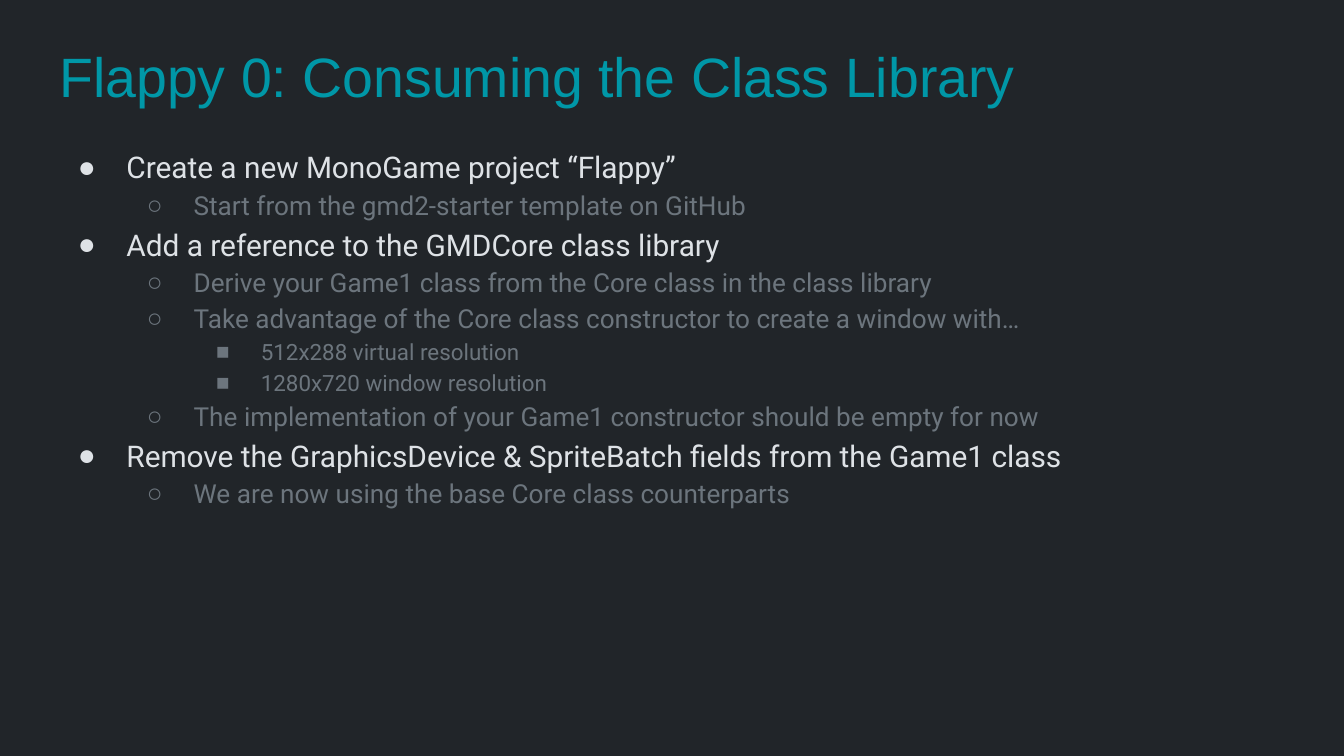
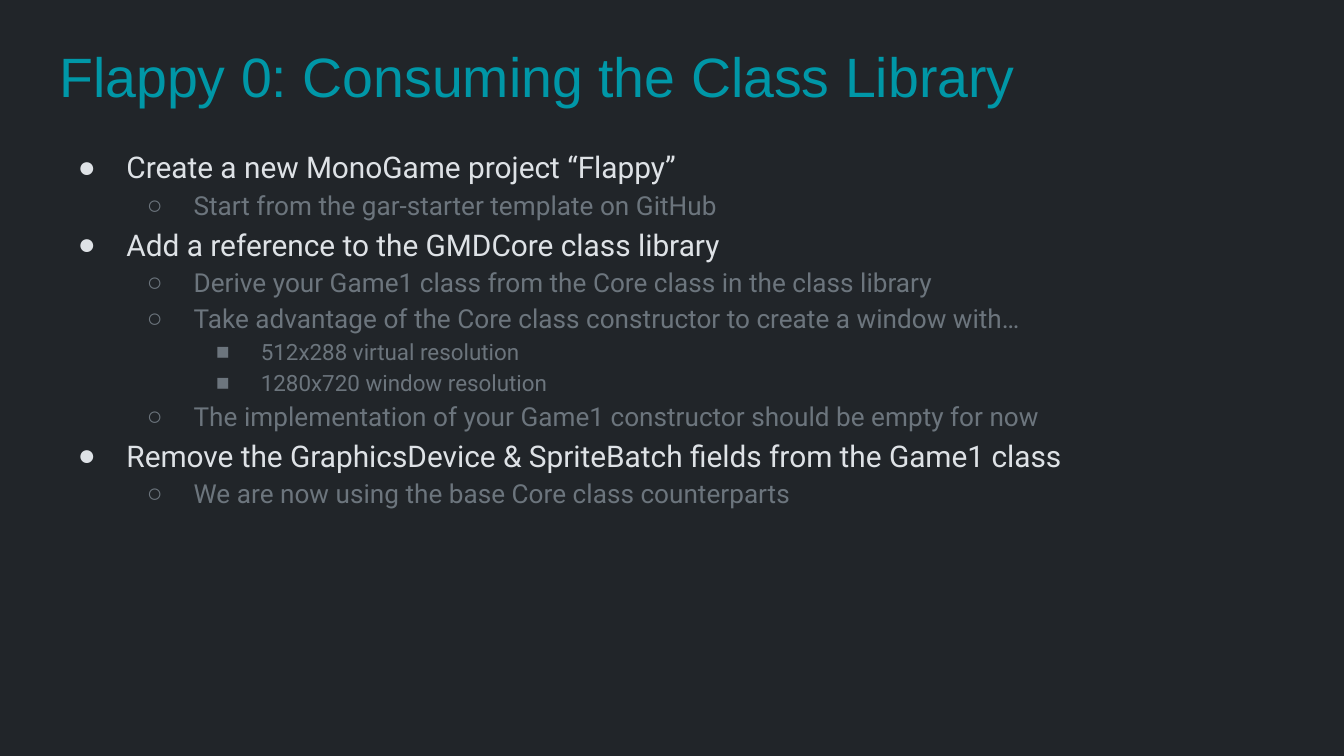
Before and after one commit to Metamate/gar, a slide deck: slide 12 of slides/02 Flappy Bird.pptx. Drawn at 1344x756 pixels with LibreOffice and Linux fonts; fonts in the diff are those of the drawing. Boxes give left, top, right and bottom in pixels: in the first picture for what was removed or moved away, otherwise in the second. Text is boxed around its words. In the diff, an @@ line names an element or a change of style, - is before the commit and + after.

```diff
--- a/slides/02 Flappy Bird.pptx
+++ b/slides/02 Flappy Bird.pptx
@@ text at (194, 195, 717, 220): text changed @@
-  ○ Start from the gmd2-starter template on GitHub
+  ○ Start from the gar-starter template on GitHub
```
Also in this commit, not shown: 4 other files.
